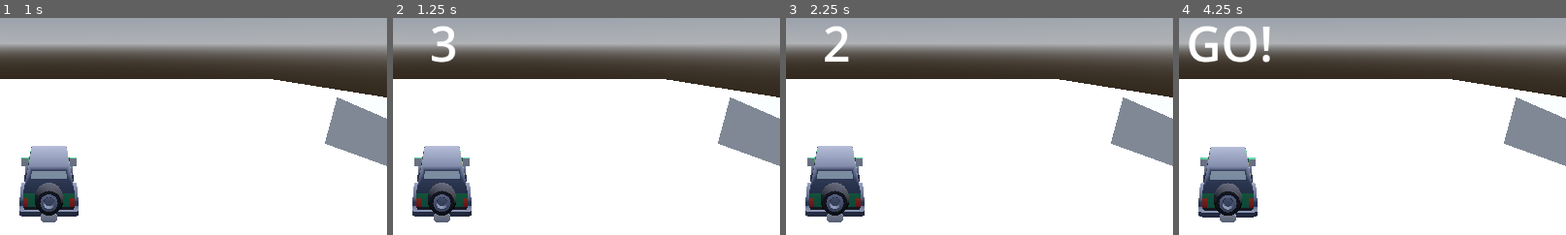
Above: before the commit, frames 1-4 (left to right).
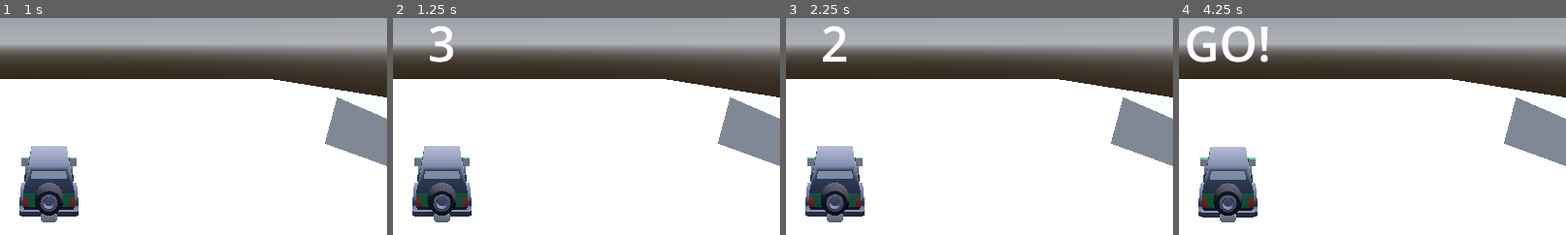
Above: after the commit, the same moments.

Repository: juhanakristian/ggj2025
Game: Godot game, scene res://scenes/player/testtrack/test_scene.tscn
Same seed, same stepped clock (60 frames per second), same inputs: the game is played once before the commit and once after it. This scene is started directly instead of the project's main scene.
Inputs (mouse positions are % of the whole screen's width and height, from its top left):
- Up to frame 1 (1 s): tap Enter at 0.5 s; move the mouse to (72, 45) at 0.52 s; hold D (steer_right) from 0.53 s (still down); hold E from 0.53 s (still down); click (72, 45) at 0.67 s
- Up to frame 2 (1.25 s): keep holding D (steer_right); keep holding E
- Up to frame 3 (2.25 s): move the mouse to (30, 55) at 1.27 s; release D (steer_right) at 1.28 s; release E at 1.28 s; hold S (brake) 1.28-2.03 s; tap Q at 1.35 s; tap Space at 2 s; move the mouse to (60, 28) at 2.02 s; hold D (steer_right) from 2.03 s (still down); hold Shift from 2.03 s (still down)
- Up to frame 4 (4.25 s): tap Enter at 2.75 s; move the mouse to (45, 70) at 2.77 s; release D (steer_right) at 2.78 s; release Shift at 2.78 s; hold W (accelerate) 2.78-3.53 s; tap E at 2.85 s; click (45, 70) at 2.92 s; tap Space at 3.5 s; move the mouse to (80, 65) at 3.52 s; hold A (steer_left) from 3.53 s (still down); hold Q from 3.53 s (still down)
The pictures show only the part of the screen within x 44-94%, y 44-94%; the shares and areas given below are measured in that part.

Frame 1 is identical in both runs. In frame 2, 0.3% of the frame differs, in the area x 9-17%, y 3-21%; in frame 3, 0.3%; in frame 4, 1.0%, in the area x 2-24%, y 3-21%.

Commit message:
fix: layout

Diff:
--- a/scenes/ui/countdown.tscn
+++ b/scenes/ui/countdown.tscn
@@ -15,9 +15,12 @@
 script = ExtResource("1_amdmi")
 
 [node name="Label" type="Label" parent="."]
-layout_mode = 0
-offset_right = 1157.0
-offset_bottom = 648.0
+layout_mode = 1
+anchors_preset = 15
+anchor_right = 1.0
+anchor_bottom = 1.0
+grow_horizontal = 2
+grow_vertical = 2
 label_settings = SubResource("LabelSettings_xvdri")
 horizontal_alignment = 1
 vertical_alignment = 1
